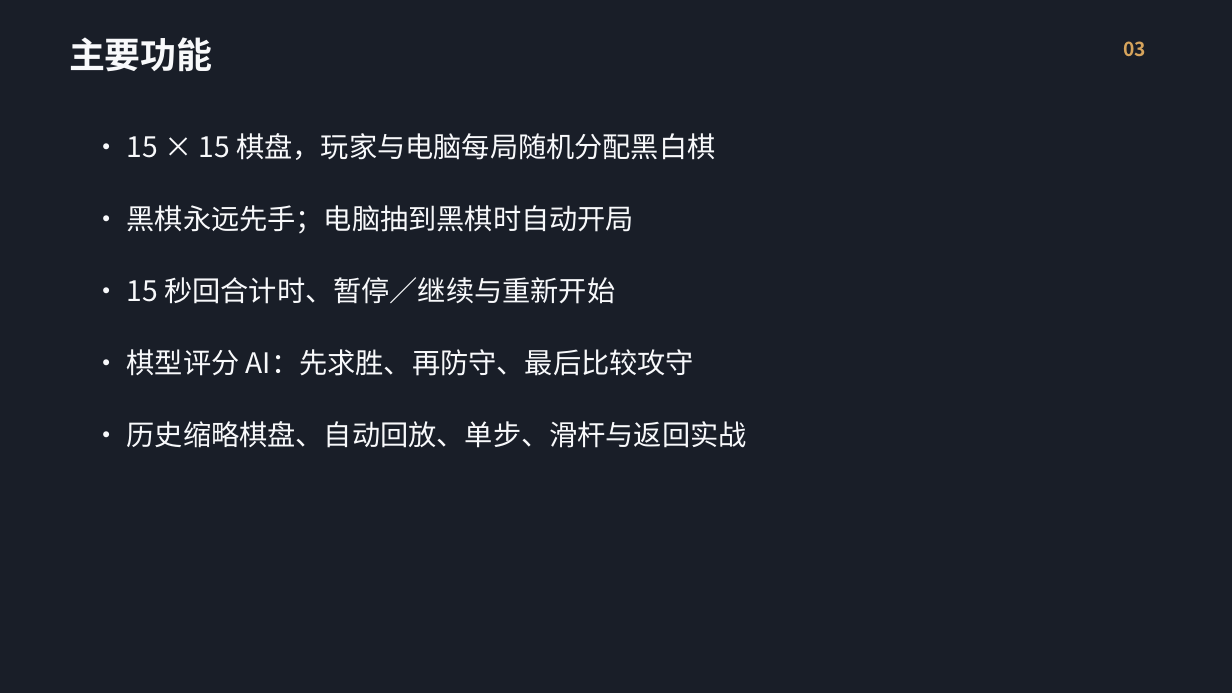
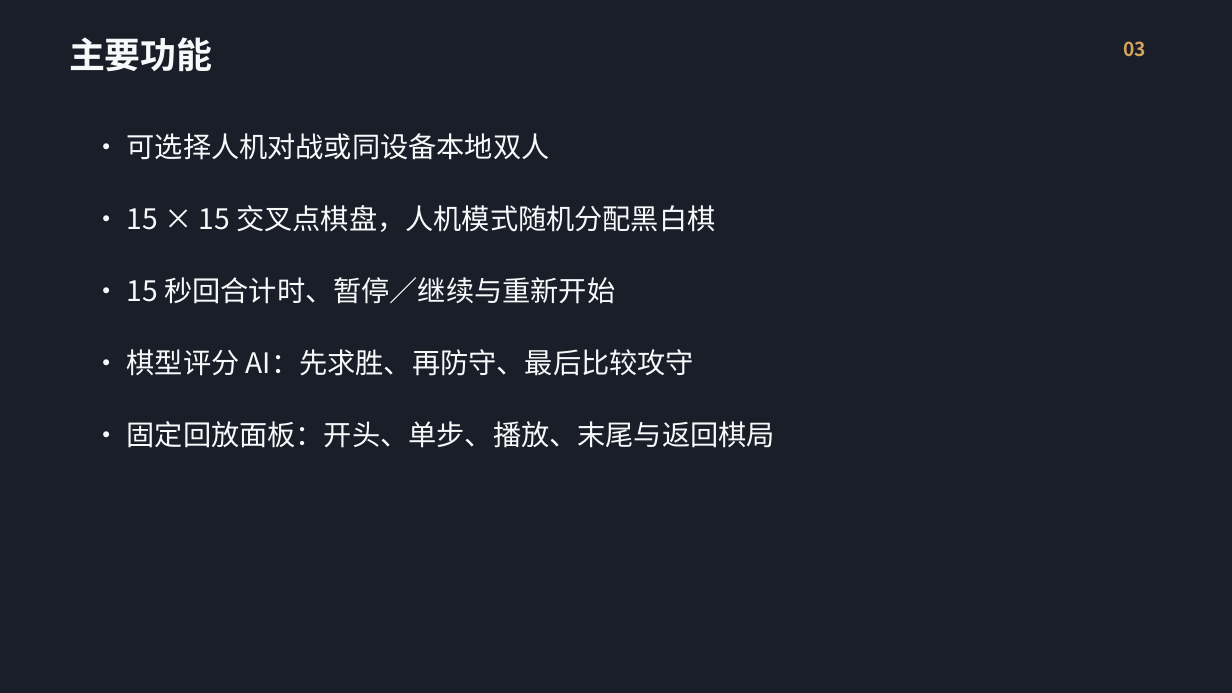
Before and after one commit to sheng13/games, a slide deck: slide 3 of AI五子棋_专案说明.pptx. Drawn at 1232x693 pixels with LibreOffice and Linux fonts; fonts in the diff are those of the drawing. Boxes give left, top, right and bottom in pixels: in the first picture for what was removed or moved away, otherwise in the second. Text is boxed around its words. In the diff, an @@ line names an element or a change of style, - is before the commit and + after.

```diff
--- a/AI五子棋_专案说明.pptx
+++ b/AI五子棋_专案说明.pptx
@@ text at [127,133,550,160]: text changed @@
-• 15 × 15 棋盘，玩家与电脑每局随机分配黑白棋
+• 可选择人机对战或同设备本地双人
@@ text at [127,205,715,232]: text changed @@
-• 黑棋永远先手；电脑抽到黑棋时自动开局
+• 15 × 15 交叉点棋盘，人机模式随机分配黑白棋
@@ text at [127,421,775,448]: text changed @@
-• 历史缩略棋盘、自动回放、单步、滑杆与返回实战
+• 固定回放面板：开头、单步、播放、末尾与返回棋局
```
Also in this commit, not shown: 3 other files.
